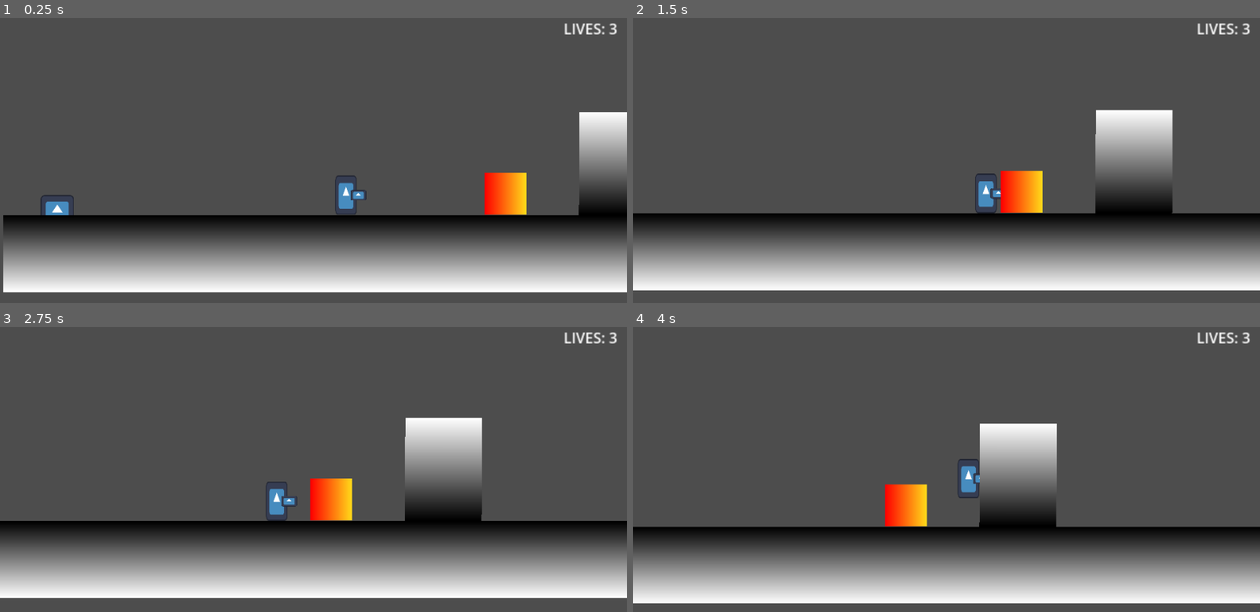
Above: before the commit, frames 1-4 (two rows, left to right).
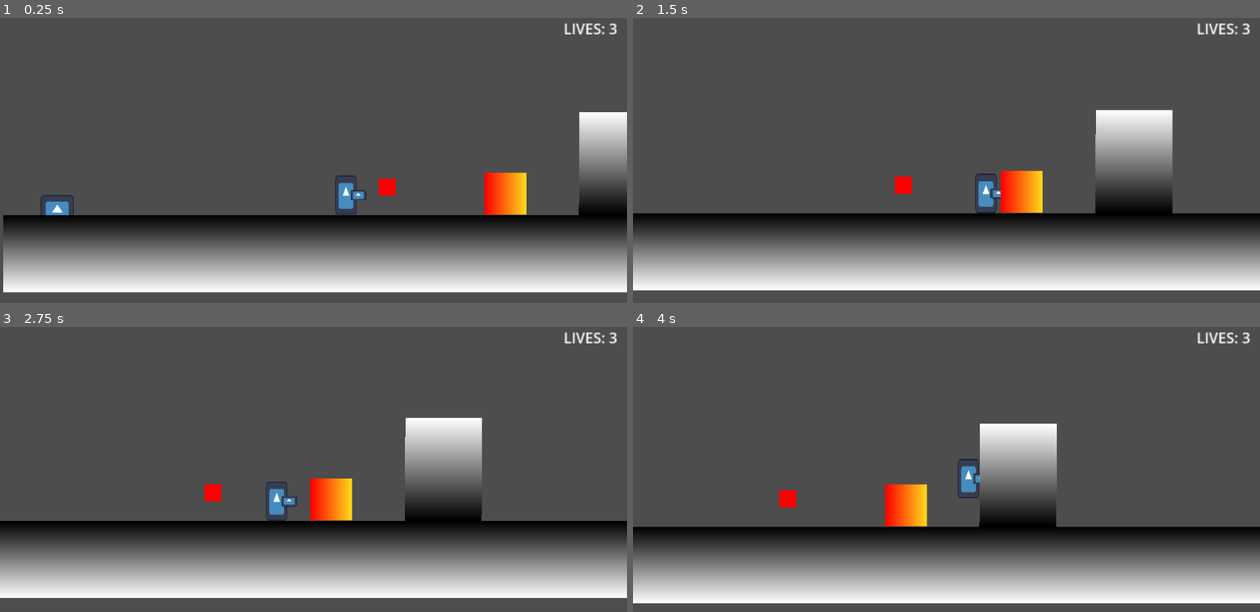
Above: after the commit, the same moments.

Repository: Nispeter/MetalSlug
Game: Godot game, scene res://scenes/main.tscn
Same seed, same stepped clock (60 frames per second), same inputs: the game is played once before the commit and once after it. The engine's default icon, where the game draws it, is replaced by a stand-in: a white triangle on a blue panel in a dark square.
Inputs (mouse positions are in pixels of both pictures, inside the frame that each line leads up to):
- Up to frame 1 (0.25 s): no input
- Up to frame 2 (1.5 s): move the mouse to (1084, 166) at 0.52 s; hold Right (ui_right) from 0.53 s (still down); click (1084, 166) at 0.6 s; tap Space (jump) at 0.77 s; move the mouse to (821, 200) at 1.27 s; tap Shift (dash) at 1.35 s
- Up to frame 3 (2.75 s): tap Space (jump) at 1.52 s; move the mouse to (376, 415) at 2.02 s; release Right (ui_right) at 2.03 s; hold Left (ui_left) from 2.03 s (still down); click (376, 415) at 2.1 s
- Up to frame 4 (4 s): move the mouse to (915, 563) at 2.77 s; release Left (ui_left) at 2.78 s; hold Right (ui_right) from 2.78 s (still down); tap Shift (dash) at 2.85 s; tap Space (jump) at 3.02, 3.77 s; move the mouse to (1134, 546) at 3.52 s; click (1134, 546) at 3.6 s

The runs differ from the first frame. In frame 1, 0.2% of the frame differs, in the area x 60-64%, y 56-63%; in frame 2, 0.2%; in frame 3, 0.2%; in frame 4, 0.2%.
Error after the commit: Parse Error: Static function "get_ticks_msec()" not found in base "GDScriptNativeClass". (res://scripts/health_pack.gd:16)

Commit message:
health pack

Diff:
--- a/scenes/main.tscn
+++ b/scenes/main.tscn
@@ -1,8 +1,9 @@
-[gd_scene load_steps=17 format=3 uid="uid://b2nmnwovc316j"]
+[gd_scene load_steps=21 format=3 uid="uid://b2nmnwovc316j"]
 
 [ext_resource type="Script" path="res://scripts/player.gd" id="1_hq3rn"]
 [ext_resource type="Texture2D" uid="uid://bq85itqu1d062" path="res://assets/icon.svg" id="2_n27fh"]
 [ext_resource type="Script" path="res://scripts/breakable.gd" id="3_rdx76"]
+[ext_resource type="Script" path="res://scripts/health_pack.gd" id="4_8qsaw"]
 [ext_resource type="Script" path="res://scripts/player_health.gd" id="4_32wmc"]
 [ext_resource type="Script" path="res://scripts/spikes.gd" id="5_23gqn"]
 [ext_resource type="Script" path="res://scripts/player_movement.gd" id="5_aisyd"]
@@ -27,6 +28,15 @@
 
 [sub_resource type="GradientTexture2D" id="GradientTexture2D_g8nn1"]
 gradient = SubResource("Gradient_pimlr")
+
+[sub_resource type="Gradient" id="Gradient_i1cu0"]
+colors = PackedColorArray(1, 0, 0, 1, 1, 0, 0, 1)
+
+[sub_resource type="GradientTexture2D" id="GradientTexture2D_j6nfm"]
+gradient = SubResource("Gradient_i1cu0")
+
+[sub_resource type="RectangleShape2D" id="RectangleShape2D_h5kqa"]
+size = Vector2(64, 64)
 
 [sub_resource type="CapsuleShape2D" id="CapsuleShape2D_5fflx"]
 
@@ -105,7 +115,18 @@
 script = ExtResource("3_rdx76")
 max_health = 20
 
-[node name="player" type="CharacterBody2D" parent="." node_paths=PackedStringArray("spawn_point", "live_counter")]
+[node name="health_pack" type="Area2D" parent="place_holder_map"]
+position = Vector2(365, 428)
+scale = Vector2(0.4, 0.409091)
+script = ExtResource("4_8qsaw")
+
+[node name="Sprite2D" type="Sprite2D" parent="place_holder_map/health_pack"]
+texture = SubResource("GradientTexture2D_j6nfm")
+
+[node name="CollisionShape2D" type="CollisionShape2D" parent="place_holder_map/health_pack"]
+shape = SubResource("RectangleShape2D_h5kqa")
+
+[node name="player" type="CharacterBody2D" parent="." node_paths=PackedStringArray("spawn_point", "live_counter") groups=["player"]]
 position = Vector2(183, 408)
 scale = Vector2(1.6, 1.96)
 script = ExtResource("1_hq3rn")
@@ -156,5 +177,9 @@
 scale = Vector2(1.39519, 1.38197)
 text = "lives: 0"
 
+[node name="bullet_node" type="Node2D" parent="."]
+position = Vector2(231, 327)
+
 [connection signal="body_entered" from="place_holder_map/damage_block" to="place_holder_map/damage_block" method="_on_body_entered"]
+[connection signal="body_entered" from="place_holder_map/health_pack" to="place_holder_map/health_pack" method="_on_body_entered"]
 [connection signal="loose_lives" from="player/health_controller" to="player" method="_loose_live"]
--- /dev/null
+++ b/scripts/collectible.gd
@@ -0,0 +1,9 @@
+extends interactable
+class_name collectible
+
+func _ready():
+	hint_string = "pick up"
+
+func _on_area_entered(body:Node):
+	if body.is_in_group("player"):
+		queue_free()
--- /dev/null
+++ b/scripts/health_pack.gd
@@ -0,0 +1,26 @@
+extends collectible
+
+@export var heal_value: int = 10
+@export var float_speed: float = 1.0  # Speed of floating (higher value = faster)
+@export var float_amplitude: float = 10.0  # Amplitude of floating (higher value = more movement)
+
+# Track the original position
+var original_y: float
+
+func _ready():
+	original_y = position.y  # Store the initial Y position
+
+# This function runs every frame, creating a smooth floating effect
+func _process(delta: float) -> void:
+	# Sinusoidal motion for floating effect
+	position.y = original_y + sin(OS.get_ticks_msec() / 1000.0 * float_speed) * float_amplitude
+
+# Function to handle player interaction
+func _on_body_entered(body: Node) -> void:
+	print("something hit!")
+	if body.is_in_group("player"):
+		print("player hit!")
+		if body.has_node("health_controller"):
+			print("healing player!")
+			body.health_controller.heal(heal_value)
+		queue_free()
--- /dev/null
+++ b/scripts/interactable.gd
@@ -0,0 +1,7 @@
+extends Area2D
+class_name interactable
+
+var hint_string : String
+
+func interact():
+	pass
--- a/scripts/pistol.gd
+++ b/scripts/pistol.gd
@@ -15,7 +15,7 @@
 func shoot():
 	if can_shoot:
 		var bullet_obj = bullet_sc.instantiate() as bullet 				#TODO: pool bullets instead for better performance
-		bullet_obj.position = position
+		bullet_obj.position = position									#FIXME: bullet moving with player, using glopbal_position spawns bullet far away, currently tied to player in tree
 		bullet_obj.set_direction(_sooting_dir)							#NOTE: currently only works for right shooting
 		get_parent().add_child(bullet_obj)
 
--- a/scripts/spikes.gd
+++ b/scripts/spikes.gd
@@ -1 +1,5 @@
 extends damage_dealer
+
+
+func _on_area_entered(area: Area2D) -> void:
+	pass # Replace with function body.
